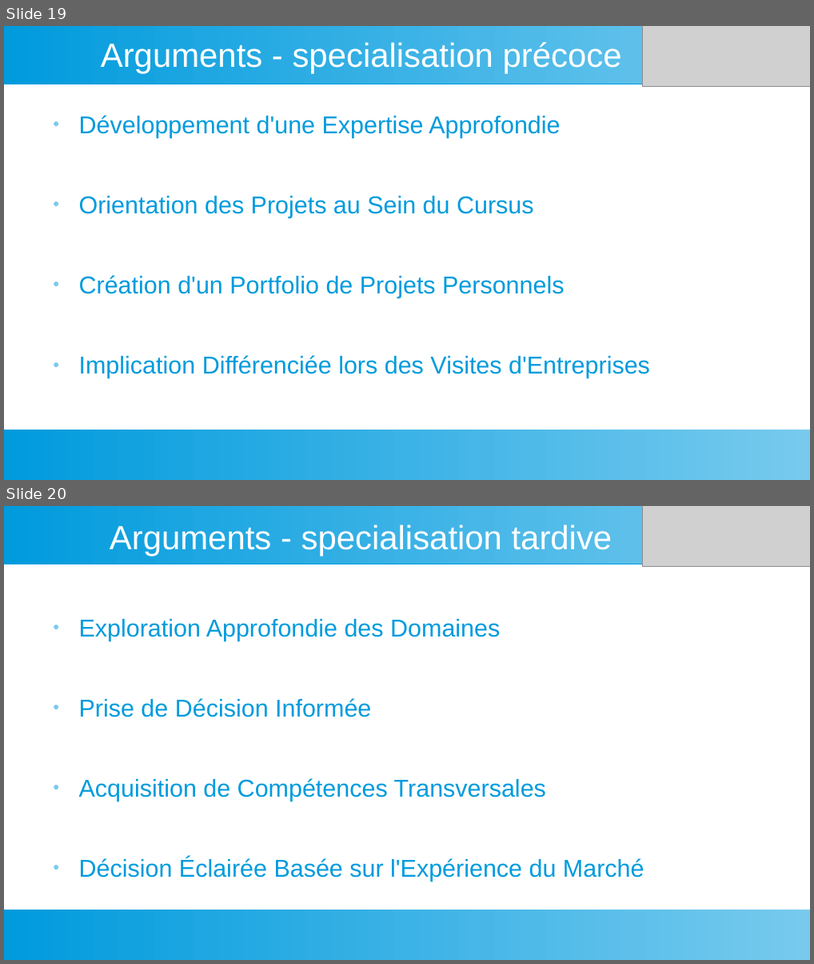
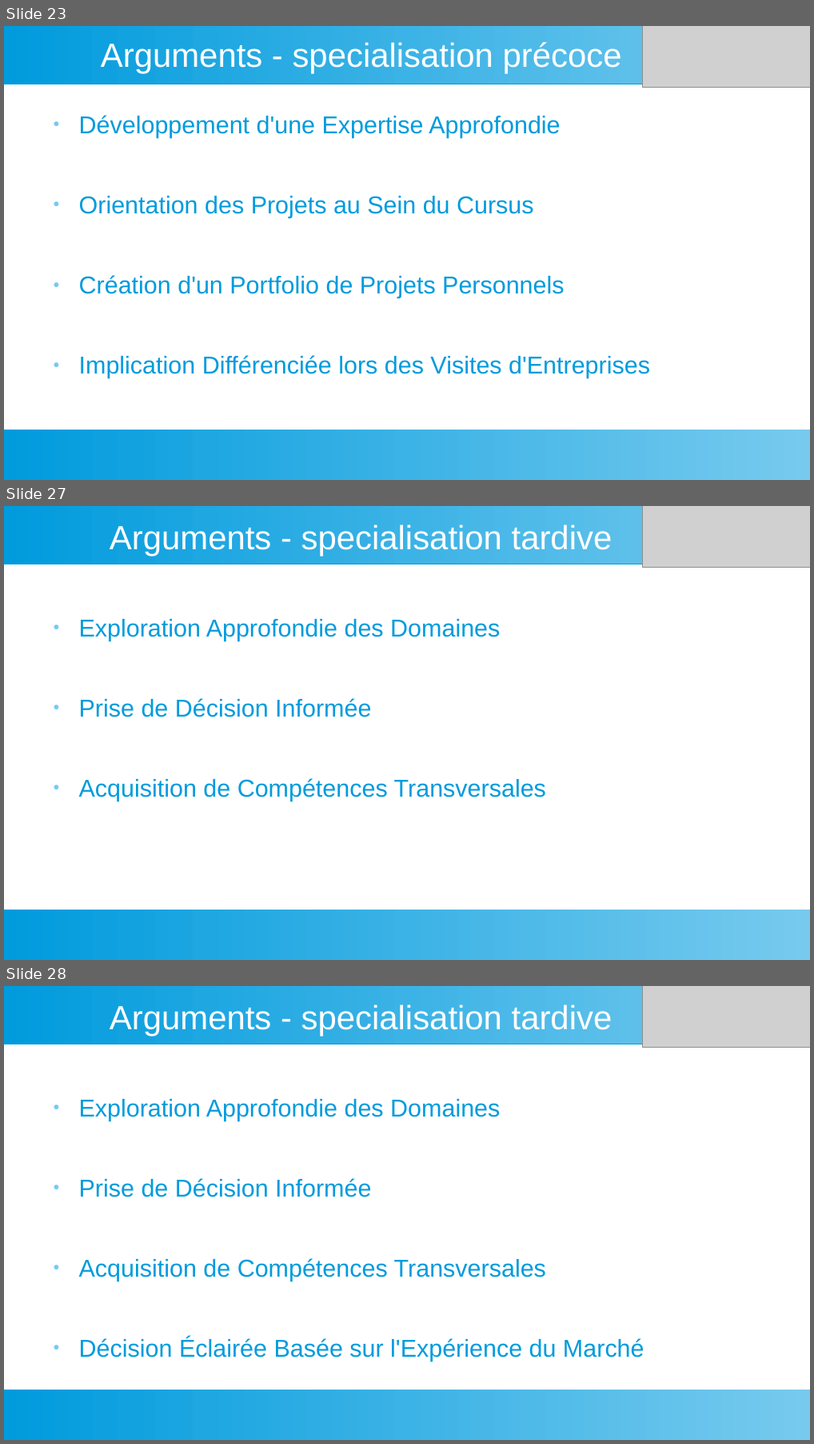
Before and after one commit to dansylvain/market_study_pres00, a slide deck: presentation specialisation pro.odp. Shown one above the other, each under a label of ours: slides 19 and 20 before the commit, slides 23, 27 and 28 after it; the slides between them are not shown. The pictures are 814x964 and 814x1444 pixels, drawn with LibreOffice and Linux fonts; fonts in the diff are those of the drawing; grey boxes stand for pictures. Boxes give left, top, right and bottom in pixels: in the first picture for what was removed or moved away, otherwise in the second. Text is boxed around its words. In the diff, an @@ line names an element or a change of style, - is before the commit and + after.

```diff
--- a/presentation specialisation pro.odp
+++ b/presentation specialisation pro.odp
@@ slide 27 added at (4,506,810,960), background #FFFFFF; not listed: 2 template elements that a slide beside it also shows @@
@@ title added at (110,524,613,556), 33 pt, text #FFFFFF @@
+Arguments - specialisation tardive
@@ picture added at (643,506,810,567) @@
@@ text added at (79,619,546,801), 24 pt, text #009BDD @@
+● Exploration Approfondie des Domaines
+● Prise de Décision Informée
+● Acquisition de Compétences Transversales
@@ what was slide 19 is now slide 23 @@
@@ what was slide 20 is now slide 28 @@
```
Also in this commit, not shown: 8 other slides added, 1 other file.
